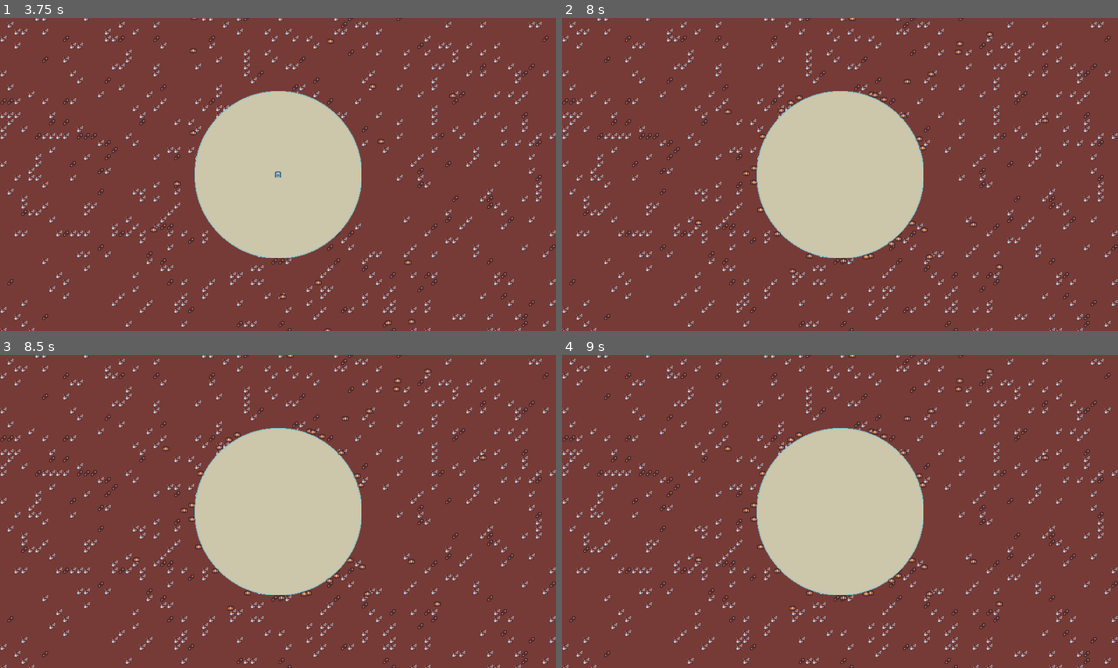
Above: before the commit, frames 1-4 (two rows, left to right).
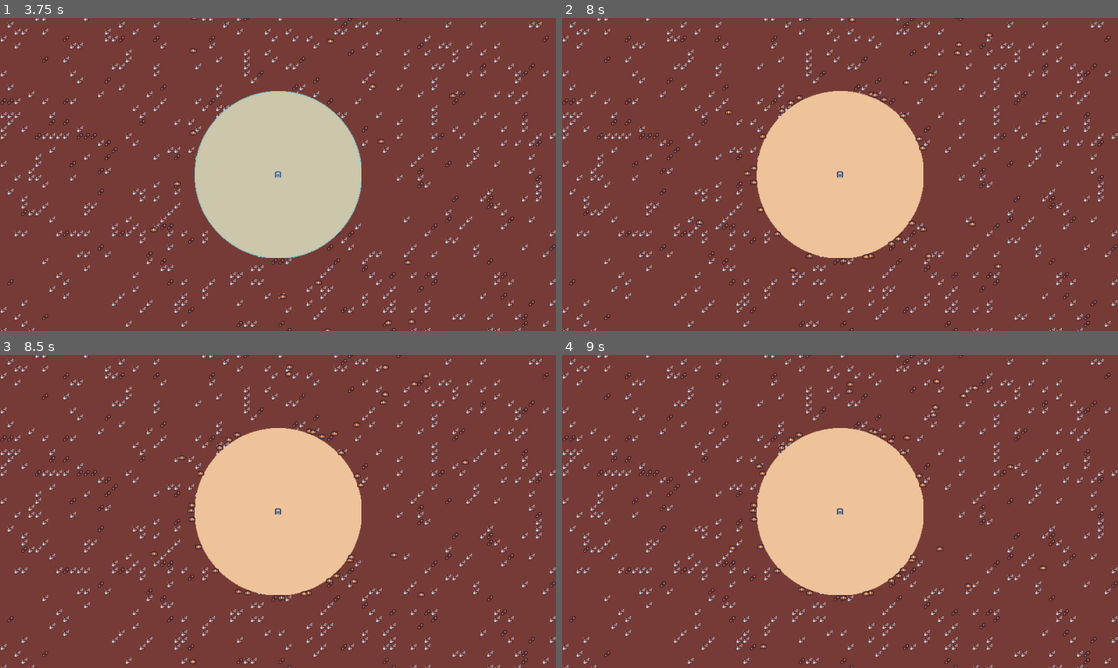
Above: after the commit, the same moments.

Repository: Mopjoyovans/BaseDefender
Game: Godot game, scene res://scenes/main/main.tscn
Same seed, same stepped clock (60 frames per second), same inputs: the game is played once before the commit and once after it.
Inputs:
- Up to frame 1 (3.75 s): tap Enter at 0.5 s; tap Space at 1.25 s
- Up to frame 2 (8 s): no input
- Up to frame 3 (8.5 s): no input
- Up to frame 4 (9 s): no input

Frame 1 is identical in both runs. In frame 2, 13% of the frame differs, in the area x 23-88%, y 0-82%; in frame 3, 13%; in frame 4, 13%, in the area x 23-88%, y 0-94%.

Commit message:
Adding shield functionality to core health

Diff:
--- a/scenes/component/health_component.gd
+++ b/scenes/component/health_component.gd
@@ -13,7 +13,6 @@
 
 
 func damage(damage_amount: float):
-	print("deal damage")
 	current_health = max(current_health - damage_amount, 0)
 	health_changed.emit()
 	Callable(check_death).call_deferred()
--- a/scenes/game_object/core/core.gd
+++ b/scenes/game_object/core/core.gd
@@ -3,6 +3,7 @@
 
 @onready var damage_interval_timer: Timer = $DamageIntervalTimer
 @onready var health_component: HealthComponent = $HealthComponent
+@onready var shield: Shield = $Shield
 
 var number_colliding_bodies = 0
 
@@ -18,7 +19,12 @@
 	if number_colliding_bodies == 0 or not damage_interval_timer.is_stopped():
 		return
 
-	health_component.damage(1)
+	if shield != null:
+		shield.damage(1)
+	else:
+		print(str("deal ", 1, " damage to core"))
+		health_component.damage(1)
+
 	damage_interval_timer.start()
 
 
--- a/scenes/game_object/core/core.tscn
+++ b/scenes/game_object/core/core.tscn
@@ -1,8 +1,9 @@
-[gd_scene load_steps=6 format=3 uid="uid://ce6i5vqkr58mi"]
+[gd_scene load_steps=7 format=3 uid="uid://ce6i5vqkr58mi"]
 
 [ext_resource type="Script" path="res://scenes/game_object/core/core.gd" id="1_x3tmx"]
 [ext_resource type="PackedScene" uid="uid://hkan1yq5sv8q" path="res://scenes/component/health_component.tscn" id="2_0mp67"]
 [ext_resource type="Texture2D" uid="uid://csgarxi1awejr" path="res://scenes/game_object/core/core.png" id="3_dnk8e"]
+[ext_resource type="PackedScene" uid="uid://b2mvq8mrn3s00" path="res://scenes/game_object/shield/shield.tscn" id="4_1fs4m"]
 
 [sub_resource type="CircleShape2D" id="CircleShape2D_k4f42"]
 radius = 40.0
@@ -16,6 +17,8 @@
 collision_mask = 0
 motion_mode = 1
 script = ExtResource("1_x3tmx")
+
+[node name="Shield" parent="." instance=ExtResource("4_1fs4m")]
 
 [node name="HealthComponent" parent="." instance=ExtResource("2_0mp67")]
 
--- a/scenes/game_object/shield/shield.gd
+++ b/scenes/game_object/shield/shield.gd
@@ -8,9 +8,9 @@
 	health_component.health_changed.connect(on_health_changed)
 
 
-func check_deal_damage():
+func damage(damage_amount: float):
 	print("check deal shield damage")
-	health_component.damage(1)
+	health_component.damage(damage_amount)
 
 
 func on_health_changed():
--- a/scenes/main/main.tscn
+++ b/scenes/main/main.tscn
@@ -1,11 +1,10 @@
-[gd_scene load_steps=9 format=3 uid="uid://b6noksvj0iw24"]
+[gd_scene load_steps=8 format=3 uid="uid://b6noksvj0iw24"]
 
 [ext_resource type="PackedScene" uid="uid://bcrsyovnv75st" path="res://scenes/enemy_spawner/enemy_spawner.tscn" id="1_ig26p"]
 [ext_resource type="Script" path="res://scenes/main/main.gd" id="1_nx77a"]
 [ext_resource type="Texture2D" uid="uid://dc7xkx518047y" path="res://assets/environment/tilemap_packed.png" id="2_gmlgv"]
 [ext_resource type="Texture2D" uid="uid://bis4hrumq4s48" path="res://assets/environment/Base.png" id="2_r76cq"]
 [ext_resource type="PackedScene" uid="uid://ce6i5vqkr58mi" path="res://scenes/game_object/core/core.tscn" id="3_ap3pn"]
-[ext_resource type="PackedScene" uid="uid://b2mvq8mrn3s00" path="res://scenes/game_object/shield/shield.tscn" id="6_mb6fm"]
 
 [sub_resource type="TileSetAtlasSource" id="TileSetAtlasSource_vqnnm"]
 texture = ExtResource("2_gmlgv")
@@ -43,5 +42,3 @@
 unique_name_in_owner = true
 
 [node name="Enemies" type="Node" parent="." groups=["enemies_layer"]]
-
-[node name="Shield" parent="." instance=ExtResource("6_mb6fm")]
